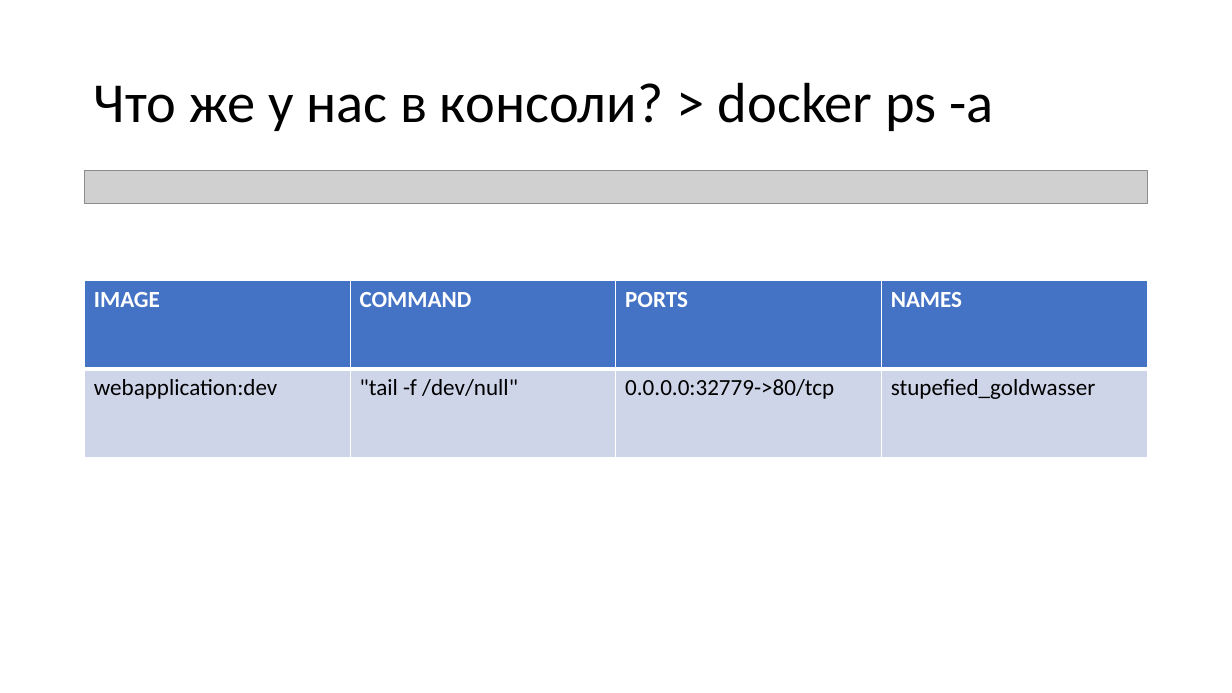
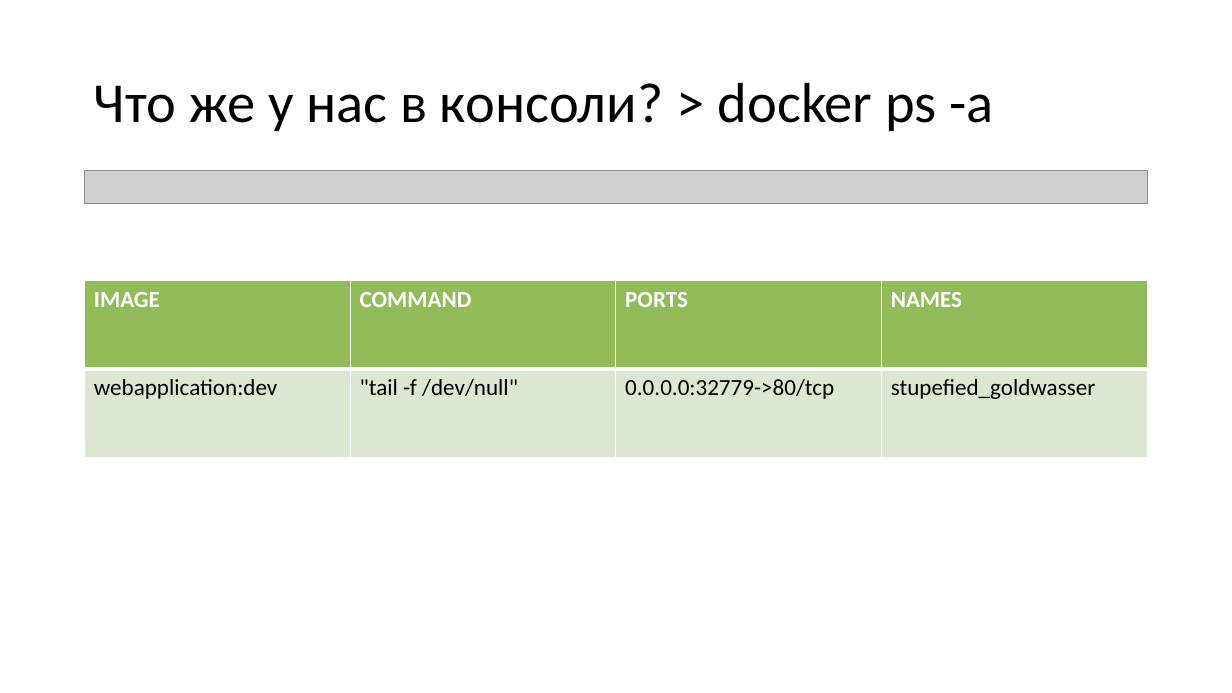
Before and after one commit to kugushev/presentations, a slide deck: slide 27 of 2019_VisualStudio-And-Docker/Presentation.pptx (slide 15 before the commit). Drawn at 1232x693 pixels with LibreOffice and Linux fonts; fonts in the diff are those of the drawing; grey boxes stand for pictures. Boxes give left, top, right and bottom in pixels: in the first picture for what was removed or moved away, otherwise in the second. Text is boxed around its words. In the diff, an @@ line names an element or a change of style, - is before the commit and + after.

```diff
--- a/2019_VisualStudio-And-Docker/Presentation.pptx
+++ b/2019_VisualStudio-And-Docker/Presentation.pptx
@@ table at (x1=85, y1=281, x2=1150, y2=458) @@
@@ fill #4472C4 to #92BC5A in row 1 @@
@@ fill #CFD5EA to #DCE7D2 in row 2 @@
```
Also in this commit, not shown: 12 other slides changed, 12 slides added, 1 other file.
